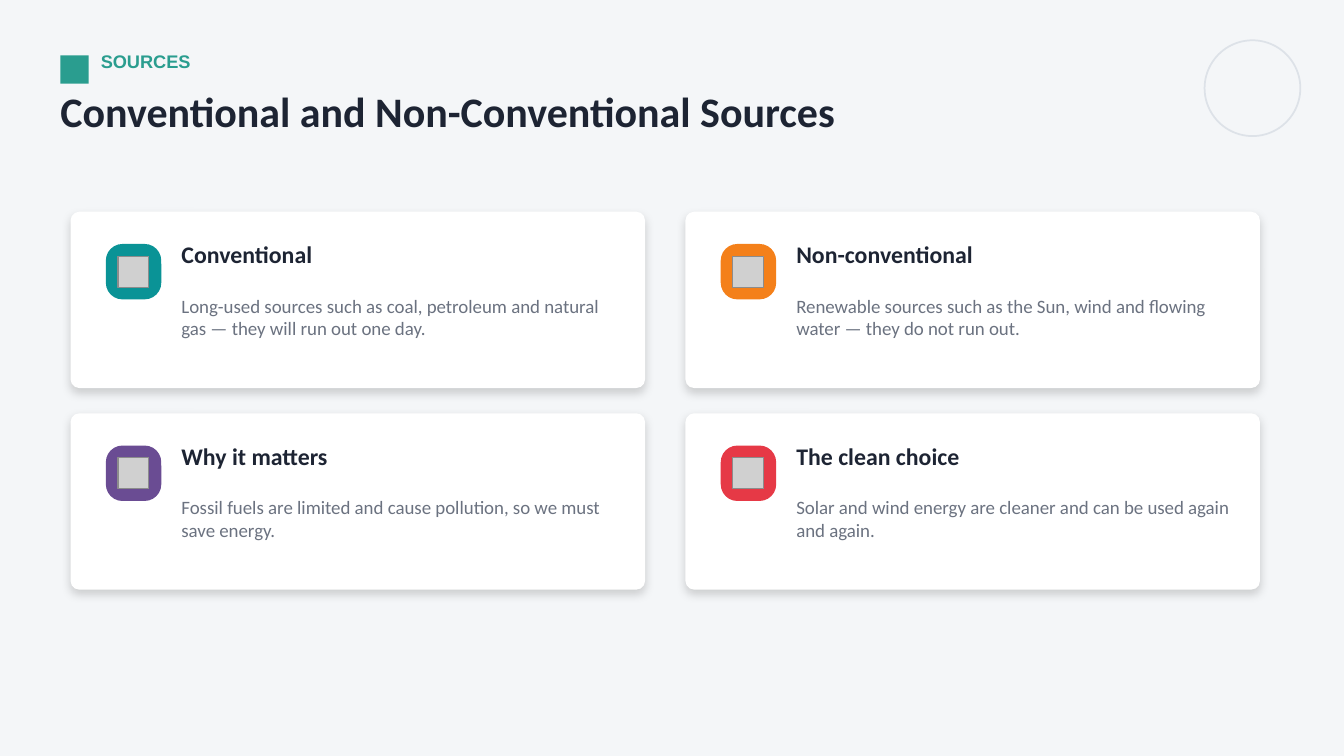
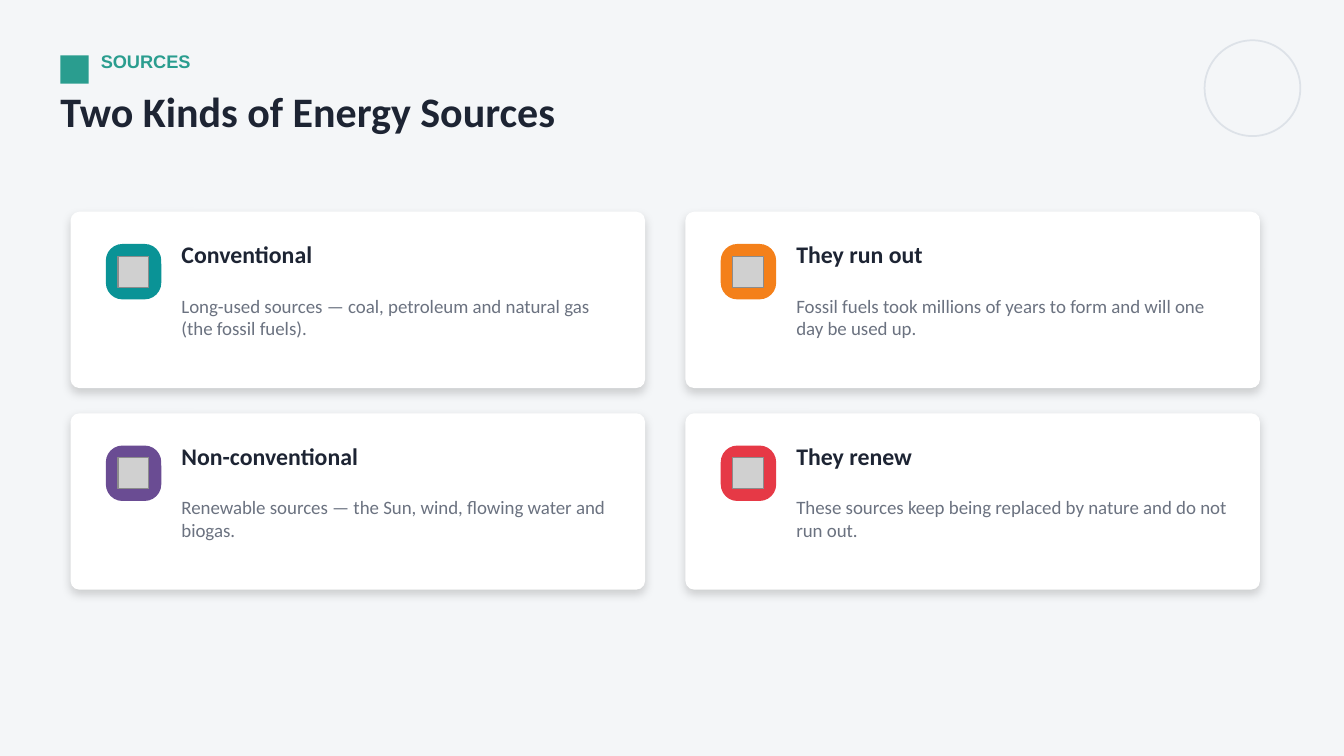
Before and after one commit to parmeshwars2911/MyFirstAR, a slide deck: slide 30 of ppt/MH_Grade06/MH06_S25_Work_and_Energy.pptx (slide 19 before the commit). Drawn at 1344x756 pixels with LibreOffice and Linux fonts; fonts in the diff are those of the drawing; grey boxes stand for pictures. Boxes give left, top, right and bottom in pixels: in the first picture for what was removed or moved away, otherwise in the second. Text is boxed around its words. In the diff, an @@ line names an element or a change of style, - is before the commit and + after.

```diff
--- a/ppt/MH_Grade06/MH06_S25_Work_and_Energy.pptx
+++ b/ppt/MH_Grade06/MH06_S25_Work_and_Energy.pptx
@@ text at [60,97,555,134]: text changed @@
-Conventional and Non-Conventional Sources
+Two Kinds of Energy Sources
@@ text at [796,246,923,267]: text changed @@
-Non-conventional
+They run out
@@ text at [181,300,589,338]: text changed @@
-Long-used sources such as coal, petroleum and natural gas — they will run out one day.
+Long-used sources — coal, petroleum and natural gas (the fossil fuels).
@@ text at [796,300,1204,338]: text changed @@
-Renewable sources such as the Sun, wind and flowing water — they do not run out.
+Fossil fuels took millions of years to form and will one day be used up.
@@ text at [181,448,358,465]: text changed @@
-Why it matters
+Non-conventional
@@ text at [796,448,912,469]: text changed @@
-The clean choice
+They renew
@@ text at [181,501,605,540]: text changed @@
-Fossil fuels are limited and cause pollution, so we must save energy.
+Renewable sources — the Sun, wind, flowing water and biogas.
@@ text at [796,501,1226,537]: text changed @@
-Solar and wind energy are cleaner and can be used again and again.
+These sources keep being replaced by nature and do not run out.
```
Also in this commit, not shown: 7 other slides changed, 14 slides added, 6 other files.
